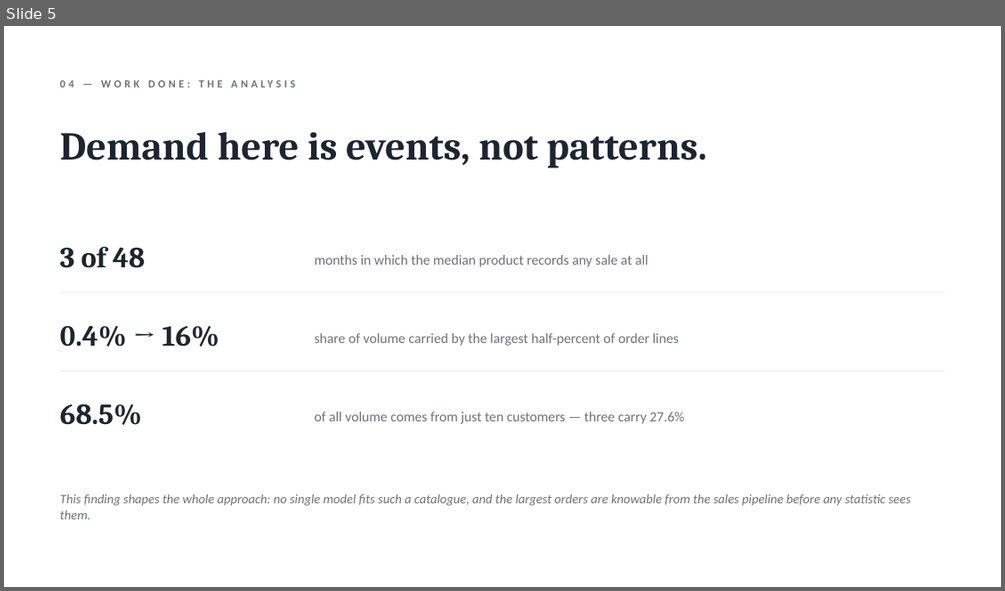
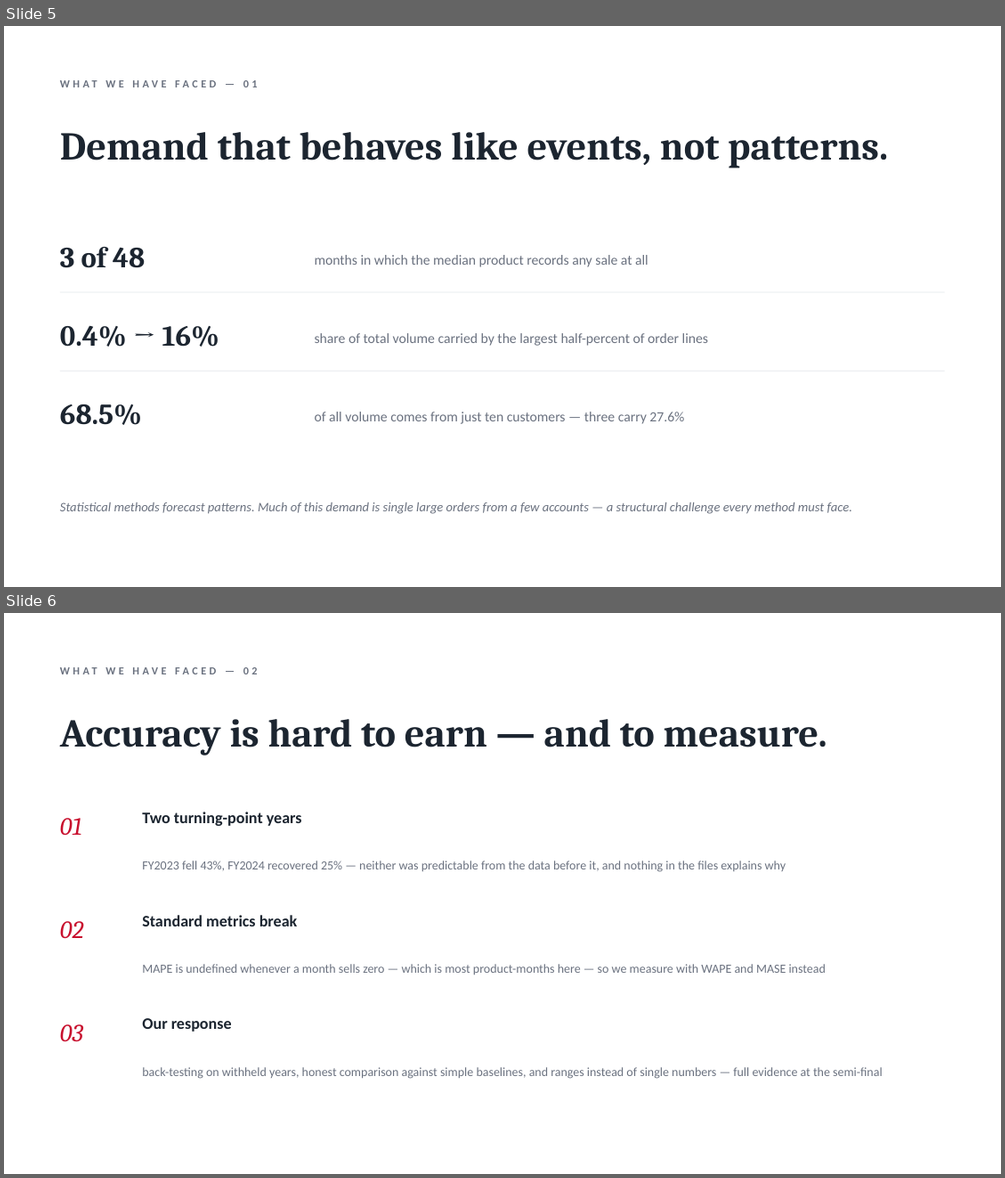
Before and after one commit to DokkDokki/SOE-105, a slide deck: presentation/FY2025_progress_report.pptx. Shown one above the other, each under a label of ours: slide 5 before the commit, slides 5 and 6 after it. The pictures are 1005x591 and 1005x1178 pixels, drawn with LibreOffice and Linux fonts; fonts in the diff are those of the drawing. Boxes give left, top, right and bottom in pixels: in the first picture for what was removed or moved away, otherwise in the second. Text is boxed around its words. In the diff, an @@ line names an element or a change of style, - is before the commit and + after.

```diff
--- a/presentation/FY2025_progress_report.pptx
+++ b/presentation/FY2025_progress_report.pptx
@@ slide 6 added at (x1=4, y1=613, x2=1001, y2=1174), background #FFFFFF @@
@@ text added at (x1=60, y1=659, x2=945, y2=682), 10.5 pt, text #6B7280, bold @@
+WHAT WE HAVE FACED — 02
@@ text added at (x1=60, y1=719, x2=827, y2=755), 38 pt, text #1C2530, bold @@
+Accuracy is hard to earn — and to measure.
@@ text added at (x1=60, y1=818, x2=82, y2=835), 24 pt, text #C8102E, italic @@
+01
@@ text added at (x1=142, y1=811, x2=302, y2=826), 15.5 pt, text #1C2530, bold @@
+Two turning-point years
@@ text added at (x1=142, y1=860, x2=785, y2=872), 12 pt, text #6B7280 @@
+FY2023 fell 43%, FY2024 recovered 25% — neither was predictable from the data before it, and nothing in the files explains why
@@ text added at (x1=60, y1=921, x2=84, y2=939), 24 pt, text #C8102E, italic @@
+02
@@ text added at (x1=142, y1=915, x2=298, y2=926), 15.5 pt, text #1C2530, bold @@
+Standard metrics break
@@ text added at (x1=142, y1=964, x2=825, y2=974), 12 pt, text #6B7280 @@
+MAPE is undefined whenever a month sells zero — which is most product-months here — so we measure with WAPE and MASE instead
@@ text added at (x1=60, y1=1024, x2=83, y2=1042), 24 pt, text #C8102E, italic @@
+03
@@ text added at (x1=142, y1=1018, x2=232, y2=1031), 15.5 pt, text #1C2530, bold @@
+Our response
@@ text added at (x1=142, y1=1067, x2=882, y2=1078), 12 pt, text #6B7280 @@
+back-testing on withheld years, honest comparison against simple baselines, and ranges instead of single numbers — full evidence at the semi-final
@@ slide 5 changed as well @@
@@ text at (x1=60, y1=72, x2=945, y2=95): text changed @@
-04 — WORK DONE: THE ANALYSIS
+WHAT WE HAVE FACED — 01
@@ text at (x1=60, y1=132, x2=888, y2=168): text changed @@
-Demand here is events, not patterns.
+Demand that behaves like events, not patterns.
@@ text at (x1=315, y1=333, x2=708, y2=346): text changed @@
-share of volume carried by the largest half-percent of order lines
+share of total volume carried by the largest half-percent of order lines
@@ text at (x1=60, y1=502, x2=852, y2=514): text changed @@
-This finding shapes the whole approach: no single model fits such a catalogue, and the largest orders are knowable from the sales pipeline before any statistic sees them.
+Statistical methods forecast patterns. Much of this demand is single large orders from a few accounts — a structural challenge every method must face.
```
Also in this commit, not shown: 5 other slides changed, 1 other slide added, 4 slides removed.
